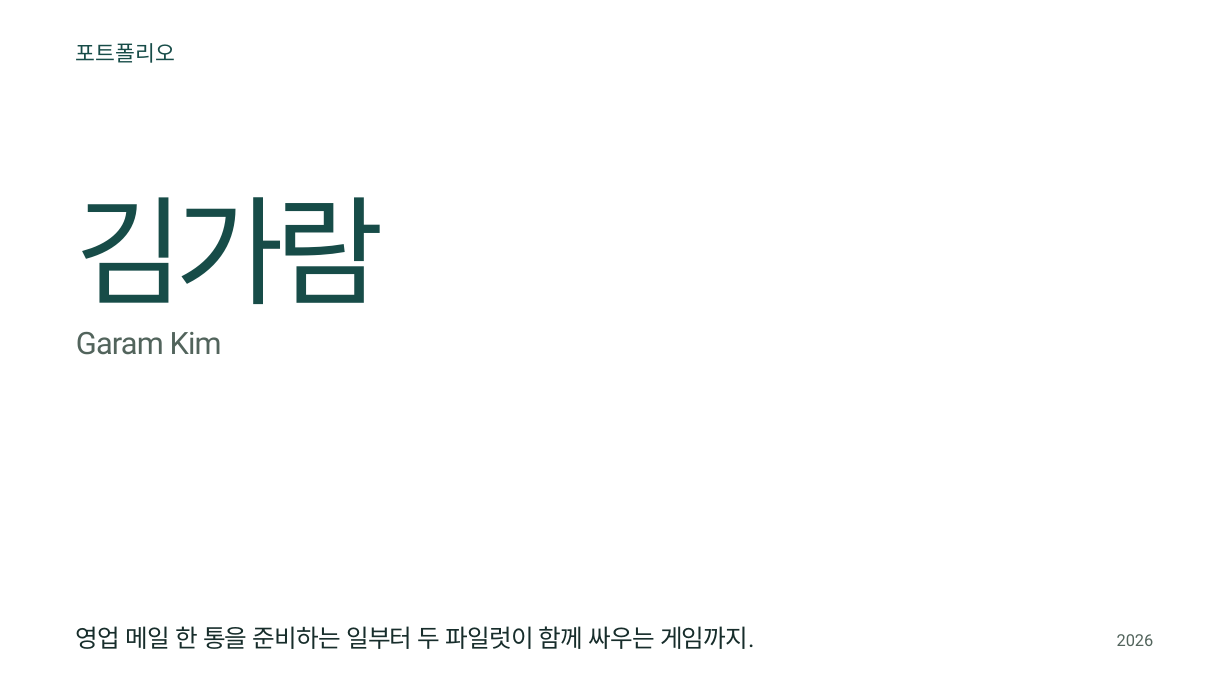
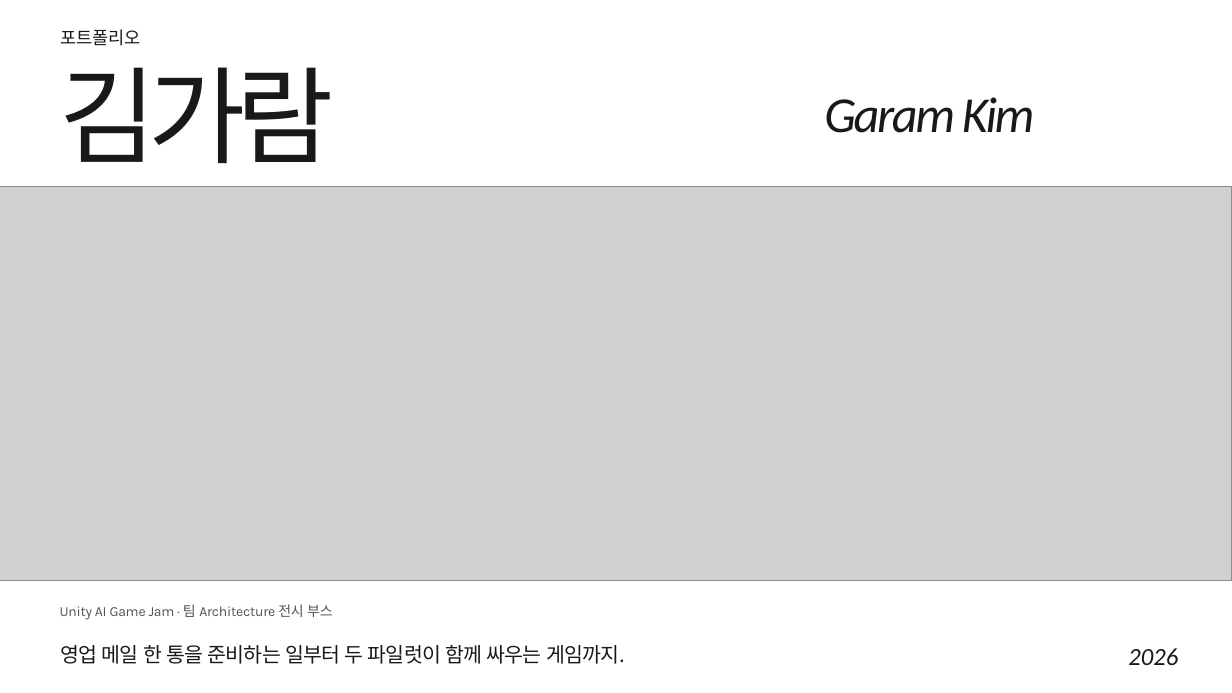
Before and after one commit to kgr0831/kgr0831.github.io, a slide deck: slide 1 of portfolio/pearlabyss/portfolio.pptx. Drawn at 1232x693 pixels with LibreOffice and Linux fonts; fonts in the diff are those of the drawing; grey boxes stand for pictures; background and template pictures are left out. Boxes give left, top, right and bottom in pixels: in the first picture for what was removed or moved away, otherwise in the second. Text is boxed around its words. In the diff, an @@ line names an element or a change of style, - is before the commit and + after.

```diff
--- a/portfolio/pearlabyss/portfolio.pptx
+++ b/portfolio/pearlabyss/portfolio.pptx
@@ text "포트폴리오" moved from (x1=76, y1=43, x2=175, y2=63) to (x1=61, y1=29, x2=141, y2=46) @@
@@ text "포트폴리오" at (x1=61, y1=29, x2=141, y2=46): size 15.8 to 12.8 pt, font Lato to Karla, text colour #174C48 to #191919 @@
@@ text "김가람" moved from (x1=76, y1=197, x2=384, y2=304) to (x1=60, y1=67, x2=335, y2=163) @@
@@ text "김가람" at (x1=60, y1=67, x2=335, y2=163): size 86.2 to 77.2 pt, font Lato to Noto Sans CJK KR, text colour #174C48 to #191919, letter spacing -6.5 to -6.3 pt @@
@@ text "Garam Kim" moved from (x1=76, y1=332, x2=222, y2=355) to (x1=824, y1=97, x2=1035, y2=133) @@
@@ text "Garam Kim" at (x1=824, y1=97, x2=1035, y2=133): size 22.5 to 36.8 pt, font Roboto to Calibri, text colour #52645C to #191919, letter spacing -0.7 to -1.8 pt, italic on @@
@@ picture added at (x1=0, y1=187, x2=1232, y2=581) @@
@@ text added at (x1=60, y1=604, x2=332, y2=620), 10.2 pt, text #545454 @@
+Unity AI Game Jam · 팀 Architecture 전시 부스
@@ text "영업 메일 한 통을 준비하는 ..." moved from (x1=76, y1=626, x2=755, y2=649) to (x1=61, y1=645, x2=625, y2=664) @@
@@ text "영업 메일 한 통을 준비하는 ..." at (x1=61, y1=645, x2=625, y2=664): size 18 to 15 pt, font Roboto to Noto Sans CJK KR, text colour #172D2B to #191919 @@
@@ text "2026" moved from (x1=1117, y1=634, x2=1154, y2=646) to (x1=1128, y1=648, x2=1178, y2=665) @@
@@ text "2026" at (x1=1128, y1=648, x2=1178, y2=665): size 12 to 18 pt, font Roboto to Calibri, text colour #52645C to #191919, italic on @@
```
Also in this commit, not shown: 16 other slides changed, 6 other files.
